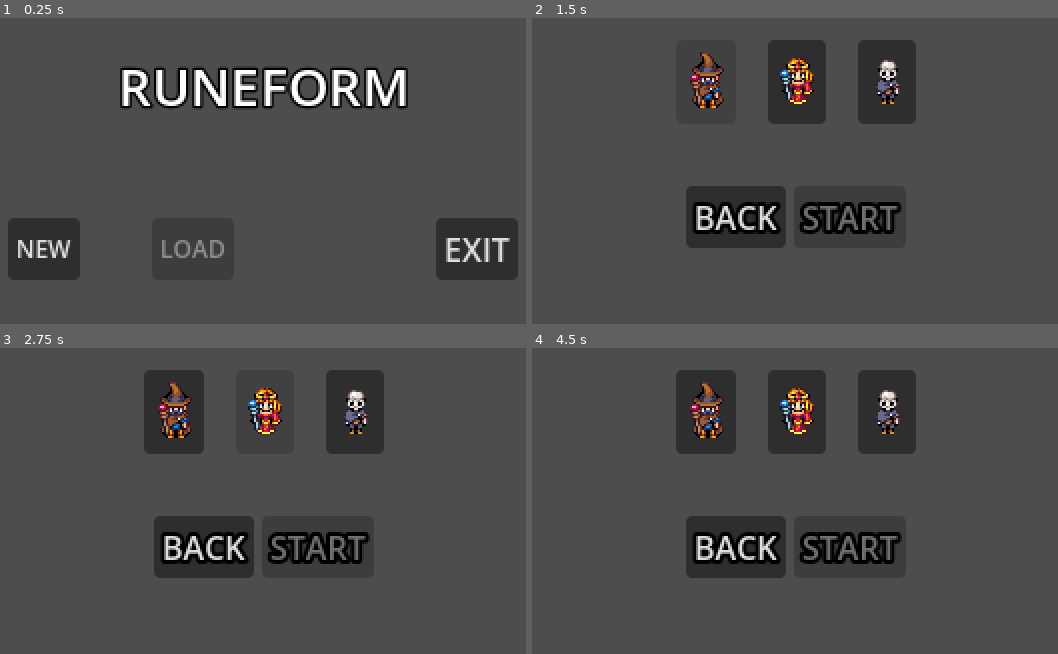
Above: before the commit, frames 1-4 (two rows, left to right).
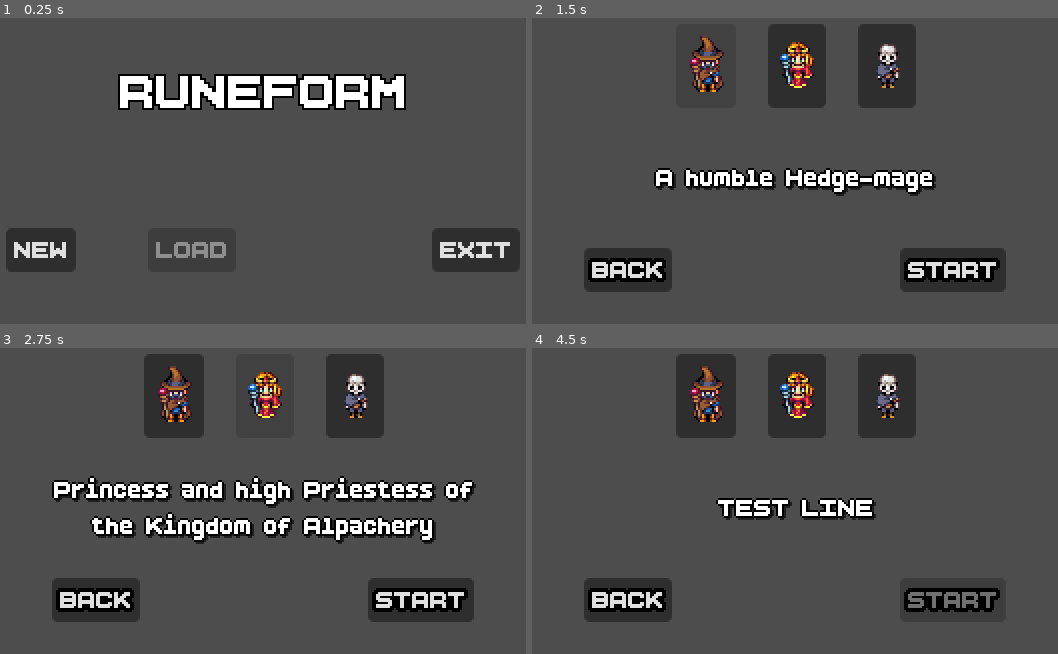
Above: after the commit, the same moments.

Repository: codeSmallmak/Project-mage-craft
Game: Godot game, scene res://Menus/Title/title.tscn
Same seed, same stepped clock (60 frames per second), same inputs: the game is played once before the commit and once after it.
Inputs (mouse positions are in pixels of both pictures, inside the frame that each line leads up to; where the layout moved, square brackets give the same spot in the first picture):
- Up to frame 1 (0.25 s): no input
- Up to frame 2 (1.5 s): click "NEW" at 0.5 s; click (705, 66) [705, 82] at 1.25 s
- Up to frame 3 (2.75 s): click (263, 396) [263, 412] at 2 s
- Up to frame 4 (4.5 s): click (884, 396) [884, 412] at 2.75 s; click "BACK" at 3.5 s; click "NEW" at 4.25 s

The runs differ from the first frame. In frame 1, 8.6% of the frame differs, in the area x 1-99%, y 16-86%; in frame 2, 18%; in frame 3, 22%, in the area x 9-91%, y 1-90%; in frame 4, 17%.
Error before the commit: Invalid access to property or key 'lore' on a base object of type 'Nil'. (res://Menus/Character)

Commit message:
added a bunch of magic books

Diff:
--- a/Characters/Character Resources/Cedric.tres
+++ b/Characters/Character Resources/Cedric.tres
@@ -8,6 +8,7 @@
 script = ExtResource("2_jplqv")
 display_name = "Cedric"
 sprite_sheet = ExtResource("3_jplqv")
+lore = "A humble Hedge-mage"
 base_hp = 100
 starting_energies = Array[int]([4])
 available_energies = Array[int]([4])
--- a/Characters/Character Resources/Genevieve.tres
+++ b/Characters/Character Resources/Genevieve.tres
@@ -9,5 +9,8 @@
 id = 1
 display_name = "Genevieve"
 sprite_sheet = ExtResource("3_xi11k")
+lore = "Princess and high Priestess of the Kingdom of Alpachery"
 base_hp = 100
+starting_energies = Array[int]([7])
+available_energies = Array[int]([7])
 metadata/_custom_type_script = "uid://dleei3nj43cis"
--- /dev/null
+++ b/Characters/Character Resources/Knocker.tres
@@ -0,0 +1,16 @@
+[gd_resource type="Resource" script_class="CharacterData" format=3 uid="uid://cvkvl38mr48o0"]
+
+[ext_resource type="Script" uid="uid://ccokhdmbnt0lh" path="res://Spells/spell_data.gd" id="1_txti6"]
+[ext_resource type="Script" uid="uid://dleei3nj43cis" path="res://Characters/Character Resources/character_data.gd" id="2_blmjs"]
+[ext_resource type="Texture2D" uid="uid://bpf08pojnr81a" path="res://Characters/SkelePlayer.png" id="3_txti6"]
+
+[resource]
+script = ExtResource("2_blmjs")
+id = 2
+display_name = "Knocker"
+sprite_sheet = ExtResource("3_txti6")
+lore = "*RATTLE*"
+base_hp = 100
+starting_energies = Array[int]([8])
+available_energies = Array[int]([8])
+metadata/_custom_type_script = "uid://dleei3nj43cis"
--- a/Menus/Character Selection/character_selections_menu.gd
+++ b/Menus/Character Selection/character_selections_menu.gd
@@ -7,14 +7,20 @@
 var selected_character: CharacterData = null
 
 func _ready() -> void:
-	%CedricButton.pressed.connect(_on_character_selected.bind(cedric_data))
-	%GenButton.pressed.connect(_on_character_selected.bind(gen_data))
-	%KnockerButton.pressed.connect(_on_character_selected.bind(knocker_data))
+	%CedricButton.pressed.connect(_on_character_selected.bind(cedric_data, %CedricButton))
+	%GenButton.pressed.connect(_on_character_selected.bind(gen_data, %GenButton))
+	%KnockerButton.pressed.connect(_on_character_selected.bind(knocker_data, %KnockerButton))
 	%StartButton.pressed.connect(_on_start)
 	%BackButton.pressed.connect(_on_back)
 	%StartButton.disabled = true
 
-func _on_character_selected(data: CharacterData) -> void:
+var selected_button: Button = null
+
+func _on_character_selected(data: CharacterData, button: Button) -> void:
+	if selected_button:
+		selected_button.button_pressed = false
+	selected_button = button
+	selected_button.button_pressed = true
 	selected_character = data
 	%LoreLabel.text = data.lore
 	%StartButton.disabled = false
@@ -22,8 +28,19 @@
 func _on_start() -> void:
 	if selected_character == null:
 		return
-	SaveManager.new_run(selected_character.id)
-	get_tree().change_scene_to_file("res://Game/game.tscn")
+	SaveManager.save_data = {
+		"character": selected_character.id,
+		"current_map": "",
+		"current_node": "",
+		"completed_nodes": [],
+		"hp": selected_character.base_hp,
+		"max_hp": selected_character.base_hp,
+		"unlocked_spells": [],
+		"unlocked_energies": selected_character.starting_energies
+	}
+	SaveManager.write()
+	get_tree().change_scene_to_file("res://The Grid/spell_grid.tscn")
+
 
 func _on_back() -> void:
 	get_tree().change_scene_to_file("res://Menus/Title/title.tscn")
--- a/Menus/Character Selection/character_selections_menu.tscn
+++ b/Menus/Character Selection/character_selections_menu.tscn
@@ -3,7 +3,11 @@
 [ext_resource type="Texture2D" uid="uid://c42cxgctd8ldy" path="res://Characters/WisePlayer.png" id="1_75qr8"]
 [ext_resource type="Script" uid="uid://crf3ce4pqjrph" path="res://Menus/Character Selection/character_selections_menu.gd" id="1_dwec8"]
 [ext_resource type="Texture2D" uid="uid://bdqiflnlodqn1" path="res://Characters/PrincessPlayer.png" id="2_dwec8"]
+[ext_resource type="Resource" uid="uid://gngv5y6rwtkj" path="res://Characters/Character Resources/Cedric.tres" id="2_orgyv"]
+[ext_resource type="Resource" uid="uid://c6sxqg68ftmqy" path="res://Characters/Character Resources/Genevieve.tres" id="3_k1013"]
 [ext_resource type="Texture2D" uid="uid://bpf08pojnr81a" path="res://Characters/SkelePlayer.png" id="3_sfhsl"]
+[ext_resource type="Resource" uid="uid://cvkvl38mr48o0" path="res://Characters/Character Resources/Knocker.tres" id="4_k1013"]
+[ext_resource type="FontFile" uid="uid://1qiiid880j63" path="res://fonts/BoldPixels.ttf" id="8_1yrm8"]
 
 [sub_resource type="AtlasTexture" id="AtlasTexture_orgyv"]
 atlas = ExtResource("1_75qr8")
@@ -27,6 +31,9 @@
 size_flags_horizontal = 4
 size_flags_vertical = 4
 script = ExtResource("1_dwec8")
+cedric_data = ExtResource("2_orgyv")
+gen_data = ExtResource("3_k1013")
+knocker_data = ExtResource("4_k1013")
 
 [node name="VBoxContainer" type="VBoxContainer" parent="." unique_id=172646383]
 layout_mode = 1
@@ -36,6 +43,14 @@
 grow_horizontal = 2
 grow_vertical = 2
 alignment = 1
+
+[node name="Spacer2" type="Control" parent="VBoxContainer" unique_id=421612912]
+layout_mode = 2
+size_flags_vertical = 3
+
+[node name="Spacer6" type="Control" parent="VBoxContainer" unique_id=1273864742]
+layout_mode = 2
+size_flags_vertical = 3
 
 [node name="HBoxContainer" type="HBoxContainer" parent="VBoxContainer" unique_id=2127619358]
 layout_mode = 2
@@ -61,6 +76,10 @@
 theme_override_constants/outline_size = 8
 icon = SubResource("AtlasTexture_1yrm8")
 
+[node name="Spacer3" type="Control" parent="VBoxContainer" unique_id=827276385]
+layout_mode = 2
+size_flags_vertical = 3
+
 [node name="MarginContainer" type="MarginContainer" parent="VBoxContainer" unique_id=572202504]
 layout_mode = 2
 theme_override_constants/margin_left = 48
@@ -68,20 +87,62 @@
 
 [node name="LoreLabel" type="Label" parent="VBoxContainer/MarginContainer" unique_id=1803815319]
 unique_name_in_owner = true
+custom_minimum_size = Vector2(32, 32)
 layout_mode = 2
+theme_override_colors/font_shadow_color = Color(0, 0, 0, 0.5921569)
+theme_override_constants/line_spacing = 4
+theme_override_constants/outline_size = 2
+theme_override_constants/shadow_outline_size = 2
+theme_override_fonts/font = ExtResource("8_1yrm8")
+theme_override_font_sizes/font_size = 16
+text = "TEST LINE"
+horizontal_alignment = 1
+vertical_alignment = 1
+autowrap_mode = 2
+
+[node name="Spacer4" type="Control" parent="VBoxContainer" unique_id=1839082547]
+layout_mode = 2
+size_flags_vertical = 3
 
 [node name="HBoxContainer2" type="HBoxContainer" parent="VBoxContainer" unique_id=186640615]
 layout_mode = 2
 alignment = 1
 
+[node name="Spacer2" type="Control" parent="VBoxContainer/HBoxContainer2" unique_id=1611028024]
+layout_mode = 2
+size_flags_horizontal = 3
+size_flags_vertical = 3
+
 [node name="BackButton" type="Button" parent="VBoxContainer/HBoxContainer2" unique_id=850353231]
 unique_name_in_owner = true
 layout_mode = 2
 theme_override_constants/outline_size = 8
+theme_override_fonts/font = ExtResource("8_1yrm8")
 text = "BACK"
+
+[node name="Spacer3" type="Control" parent="VBoxContainer/HBoxContainer2" unique_id=820363707]
+layout_mode = 2
+size_flags_horizontal = 3
+size_flags_vertical = 3
+
+[node name="Spacer4" type="Control" parent="VBoxContainer/HBoxContainer2" unique_id=1660924363]
+layout_mode = 2
+size_flags_horizontal = 3
+size_flags_vertical = 3
 
 [node name="StartButton" type="Button" parent="VBoxContainer/HBoxContainer2" unique_id=1305534554]
 unique_name_in_owner = true
 layout_mode = 2
 theme_override_constants/outline_size = 8
+theme_override_fonts/font = ExtResource("8_1yrm8")
 text = "START"
+
+[node name="Spacer5" type="Control" parent="VBoxContainer/HBoxContainer2" unique_id=115310747]
+layout_mode = 2
+size_flags_horizontal = 3
+size_flags_vertical = 3
+
+[node name="Spacer7" type="Control" parent="VBoxContainer" unique_id=749643850]
+layout_mode = 2
+size_flags_horizontal = 3
+size_flags_vertical = 3
--- a/Menus/Title/title.tscn
+++ b/Menus/Title/title.tscn
@@ -1,6 +1,7 @@
 [gd_scene format=3 uid="uid://b8qy7rnih4oko"]
 
 [ext_resource type="Script" uid="uid://bxm33gbiky3xw" path="res://Menus/Title/title.gd" id="1_84g5r"]
+[ext_resource type="FontFile" uid="uid://1qiiid880j63" path="res://fonts/BoldPixels.ttf" id="2_ccn5l"]
 
 [node name="Title" type="Control" unique_id=851037938]
 layout_mode = 3
@@ -33,7 +34,8 @@
 theme_override_colors/font_color = Color(1, 1, 1, 1)
 theme_override_colors/font_outline_color = Color(0, 0, 0, 1)
 theme_override_constants/outline_size = 5
-theme_override_font_sizes/font_size = 26
+theme_override_fonts/font = ExtResource("2_ccn5l")
+theme_override_font_sizes/font_size = 32
 text = "RUNEFORM"
 horizontal_alignment = 1
 vertical_alignment = 1
@@ -58,7 +60,7 @@
 [node name="NewGameBtn" type="Button" parent="VBoxContainer/HBoxContainer" unique_id=551175279]
 unique_name_in_owner = true
 layout_mode = 2
-theme_override_font_sizes/font_size = 12
+theme_override_fonts/font = ExtResource("2_ccn5l")
 text = "NEW"
 
 [node name="Spacer2" type="Control" parent="VBoxContainer/HBoxContainer" unique_id=640023596]
@@ -69,7 +71,7 @@
 [node name="LoadGameBtn" type="Button" parent="VBoxContainer/HBoxContainer" unique_id=1608092334]
 unique_name_in_owner = true
 layout_mode = 2
-theme_override_font_sizes/font_size = 12
+theme_override_fonts/font = ExtResource("2_ccn5l")
 text = "LOAD"
 
 [node name="Spacer3" type="Control" parent="VBoxContainer/HBoxContainer" unique_id=1492430655]
@@ -90,6 +92,7 @@
 [node name="ExitBtn" type="Button" parent="VBoxContainer/HBoxContainer" unique_id=1956251589]
 unique_name_in_owner = true
 layout_mode = 2
+theme_override_fonts/font = ExtResource("2_ccn5l")
 text = "EXIT"
 
 [node name="Spacer5" type="Control" parent="VBoxContainer/HBoxContainer" unique_id=1640724633]
--- a/The Grid/Energy Tray/tray_slot.gd
+++ b/The Grid/Energy Tray/tray_slot.gd
@@ -11,9 +11,10 @@
 func spawn_orb() -> void:
 	if occupied:
 		return
-	var values = Globals.EnergyType.values()
-	values.remove_at(0) # remove NONE
-	var random_type = values[randi() % values.size()]
+	var unlocked = SaveManager.save_data.get("unlocked_energies", [])
+	if unlocked.is_empty():
+		return
+	var random_type = unlocked[randi() % unlocked.size()]
 	var inst = EnergyOrbScene.instantiate()
 	inst.energy_type = random_type
 	inst.original_parent = self
Binary file added: Magic Books/spr_book_1_open_strip7.png
Not shown, added: Magic Books/spr_book_1_open_strip7.png.import
Binary file added: Magic Books/spr_book_1_strip7.png
Not shown, added: Magic Books/spr_book_1_strip7.png.import
Binary file added: Magic Books/spr_book_2_open_strip7.png
Not shown, added: Magic Books/spr_book_2_open_strip7.png.import
Binary file added: Magic Books/spr_book_2_strip7.png
Not shown, added: Magic Books/spr_book_2_strip7.png.import
Binary file added: Magic Books/spr_book_3_open_strip7.png
Not shown, added: Magic Books/spr_book_3_open_strip7.png.import
Binary file added: Magic Books/spr_book_3_strip7.png
Not shown, added: Magic Books/spr_book_3_strip7.png.import
(and 31 more such lines)
